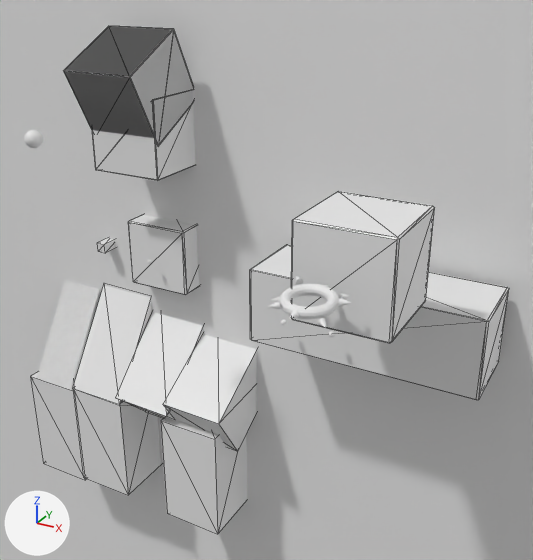
A saved change to the glTF model engine/models/fakelevel.gltf.
One viewpoint serves both versions: a 50 mm lens placed at (62.2, -84.9, 40.4), pointed at (17.3, -3.2, -0.5). The axes (+X, +Y, +Z) are drawn at lower left. The lights are the same throughout. Mesh edges are drawn as thin lines on the coarser meshes. Where no turn or scale is listed for an object, it has been applied to the vertices.

Names of what the first picture shows: 'Cube.001', 'Cube.002', 'Cube.005', 'Draw.001', 'Ground', 'Phys.001', 'PhysCube', 'PhysCube2', 'PhysCube3', 'PhysCube4', 'PhysCube5', 'PhysCube5.001'.
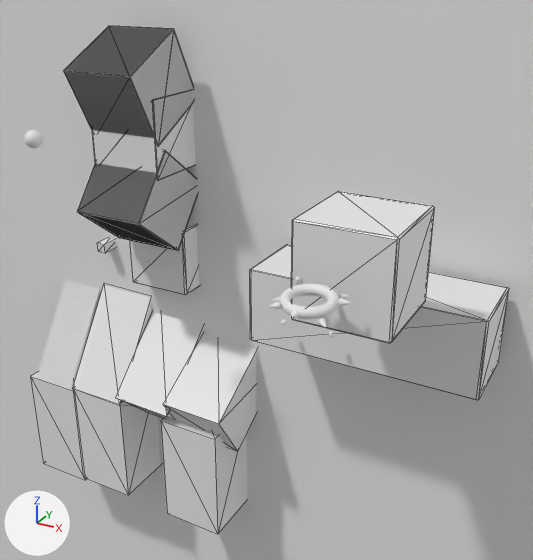
Pixel boxes (x1, y1, x2, y2) of what changed, in the pictures (533 x 560 px):
'Draw.002', added: after (78, 152, 197, 250)
'Phys.002', added: after (77, 151, 197, 250)

What changed in the scene script:
```text
Add ob_phys_002:
    ob_phys_002 = bpy.data.objects.new('Phys.002', me_cube_012)
    ob_phys_002.parent = ob_simplebox_002
    ob_phys_002.location = (0.0, 0.0, 0.0)
Add ob_simplebox_002:
    ob_simplebox_002 = bpy.data.objects.new('SimpleBox.002', None)
    ob_simplebox_002.location = (0.0, -7.536, 10.02)
    ob_simplebox_002.rotation_euler = (-0.664, 0.0, 0.0)  # degrees (-38, 0, 0)
    ob_simplebox_002.scale = (5.18, 5.18, 5.18)
Add ob_draw_002:
    ob_draw_002 = bpy.data.objects.new('Draw.002', me_cube_009)
    ob_draw_002.parent = ob_simplebox_002
    ob_draw_002.location = (0.0, 0.0, 0.0)
```
